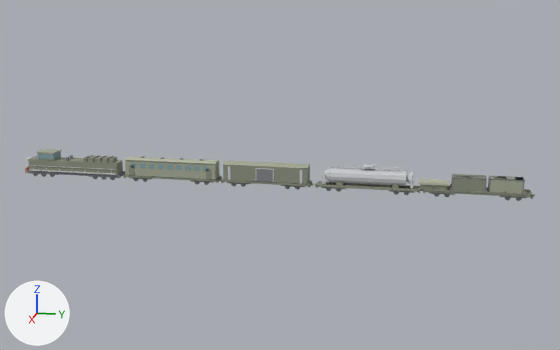
The OBJ model src/CSWarfront/Models/Unit_MilitaryTrain.obj as it was, and as the next commit left it.
Rendered twice from a 50 mm lens placed at (142.1, 39.1, 38.0), pointed at (-0.5, 10.5, 2.3). Every picture has the same lights, and +X, +Y and +Z are marked at lower left. The first picture is the older version. Where no turn or scale is listed for an object, it has been applied to the vertices.

Names of what the first picture shows: 'Unit_MilitaryTrain'.
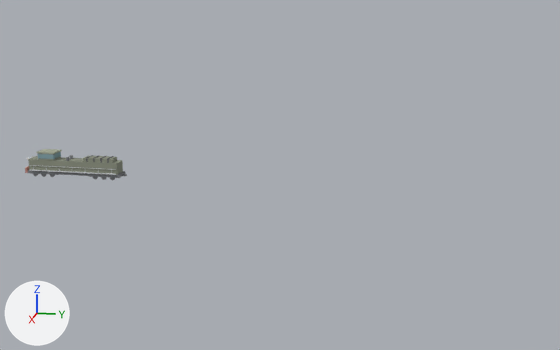
The newer file is also turned or shifted as a whole; pictures and numbers use the older file's frame.

The edits, one by one:
me_unit_militarytrain is used by ob_unit_militarytrain; location (0.0, 0.0, 0.0).
me_unit_militarytrain had 2876 vertices, 4712 faces and spanned x -1.8..1.8, y -42.3..57.6, z 0.0..5.2.
me_unit_militarytrain now has 696 vertices, 1156 faces and spans x -1.8..1.8, y -42.3..-20.7, z 0.0..5.2.
me_unit_militarytrain part 1: 201 loose pieces with 2180 vertices, spanning x -1.7..1.7, y -21.1..57.6, z 0.0..5.1, are deleted.
Other edits to the shape of me_unit_militarytrain do not show in these pictures.
me_unit_militarytrain no longer uses material mat_mat8 (grey #b5b9a4).
me_unit_militarytrain no longer uses material mat_mat9 (beige #b5a893).

Where the change shows, as pixel boxes [x1, y1, x2, y2] in the pictures (560 x 350 px):
'Unit_MilitaryTrain', reshaped (80% narrower, 40% shorter)
    before: [25, 149, 535, 201]
    after: [25, 149, 127, 180]
part 1 of me_unit_militarytrain, deleted
    before: [123, 156, 535, 201]
